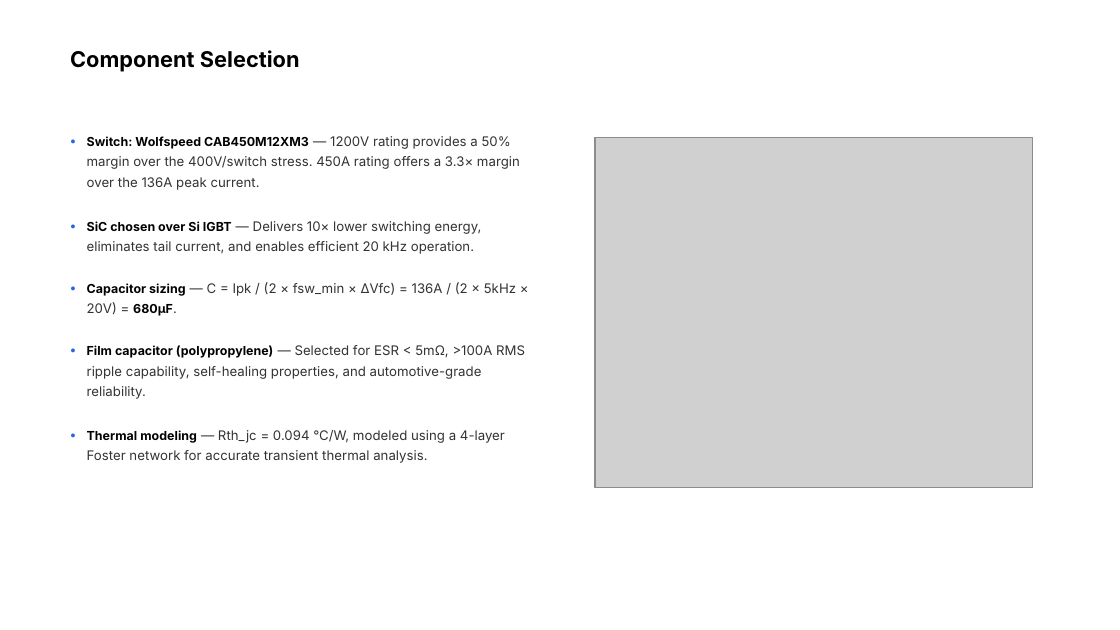
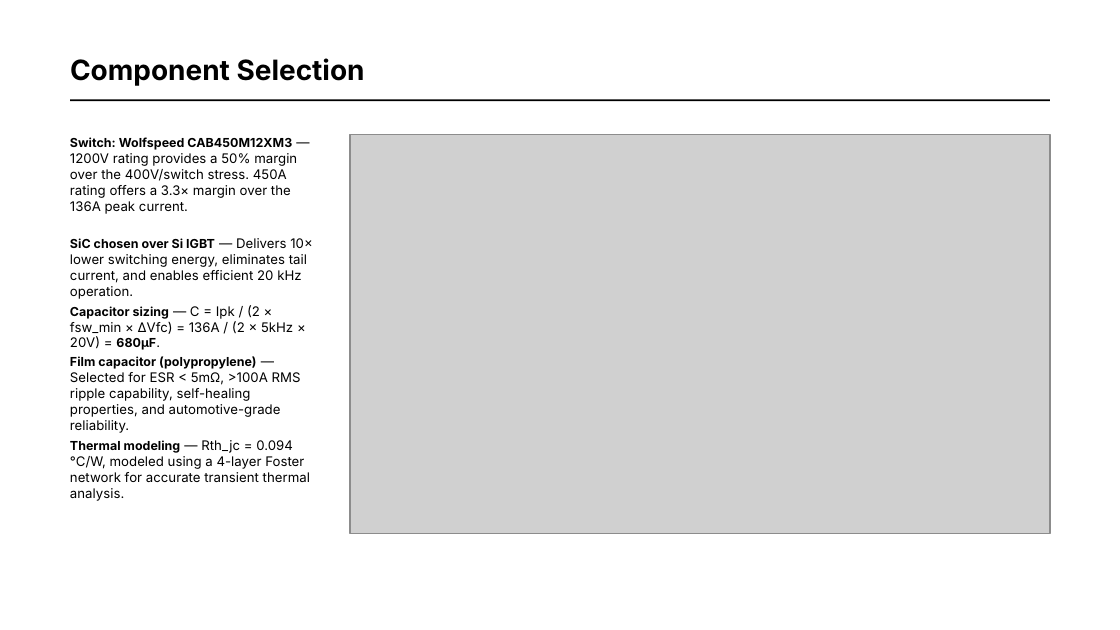
Before and after one commit to HayagreevSMeta/Inverter-Design, a slide deck: slide 7 of FC_Inverter_Presentation.pptx. Drawn at 1120x630 pixels with LibreOffice and Linux fonts; fonts in the diff are those of the drawing; grey boxes stand for pictures; background and template pictures are left out. Boxes give left, top, right and bottom in pixels: in the first picture for what was removed or moved away, otherwise in the second. Text is boxed around its words. In the diff, an @@ line names an element or a change of style, - is before the commit and + after.

Commit message:
Update PPT to latest presentation version with all design reasoning

```diff
--- a/FC_Inverter_Presentation.pptx
+++ b/FC_Inverter_Presentation.pptx
@@ text "Component Selection": place and size @@
-text "Component Selection" at (70,50,300,72)
+text "Component Selection" at (70,58,365,86)
@@ text "Component Selection" at (70,58,365,86): size 14 to 18 pt; line spacing 1.04 to 1 @@
@@ rectangle added at (69,100,1049,102), fill #000000 @@
@@ text "Switch: Wolfspeed CAB450M12XM3 — 1200V ..." at (70,137,297,214): text colour #333333 to #000000 in "— 1200V rating provides a 50% margin ..."; line spacing 1.28 to 1 @@
@@ text removed at (69,129,76,151) @@
-•
@@ picture: place and size @@
-picture at (595,138,1033,487)
+picture at (349,134,1049,533)
@@ text "SiC chosen over Si IGBT ...": place and size @@
-text "SiC chosen over Si IGBT ..." at (87,221,482,254)
+text "SiC chosen over Si IGBT ..." at (70,238,312,299)
@@ text "SiC chosen over Si IGBT ..." at (70,238,312,299): text colour #333333 to #000000 in "— Delivers 10× lower switching energy, eliminates ..."; line spacing 1.28 to 1 @@
@@ text removed at (69,214,76,236) @@
-•
@@ text removed at (69,276,76,298) @@
-•
@@ text "Capacitor sizing — C = ...": place and size @@
-text "Capacitor sizing — C = ..." at (87,282,516,316)
+text "Capacitor sizing — C = ..." at (70,305,293,350)
@@ text "Capacitor sizing — C = ..." at (70,305,293,350): text colour #333333 to #000000 in "— C = Ipk / (2 × ..."; line spacing 1.28 to 1 @@
@@ text "Film capacitor (polypropylene) — Selected ...": place and size @@
-text "Film capacitor (polypropylene) — Selected ..." at (87,345,525,399)
+text "Film capacitor (polypropylene) — Selected ..." at (70,356,301,433)
@@ text "Film capacitor (polypropylene) — Selected ..." at (70,356,301,433): text colour #333333 to #000000 in "— Selected for ESR < 5mΩ, >100A ..."; line spacing 1.28 to 1 @@
@@ text removed at (69,338,76,361) @@
-•
@@ text "Thermal modeling — Rth_jc = ...": place and size @@
-text "Thermal modeling — Rth_jc = ..." at (87,430,505,463)
+text "Thermal modeling — Rth_jc = ..." at (70,440,310,501)
@@ text "Thermal modeling — Rth_jc = ..." at (70,440,310,501): text colour #333333 to #000000 in "— Rth_jc = 0.094 °C/W, modeled using ..."; line spacing 1.28 to 1 @@
@@ text removed at (69,423,76,446) @@
-•
```
Also in this commit, not shown: 12 other slides changed.
